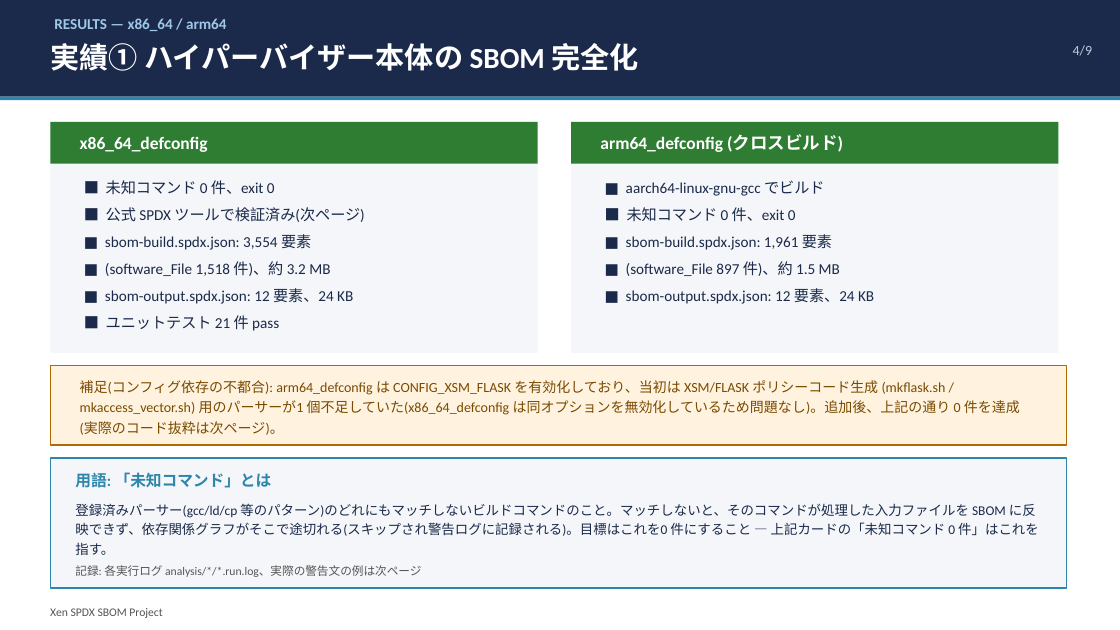
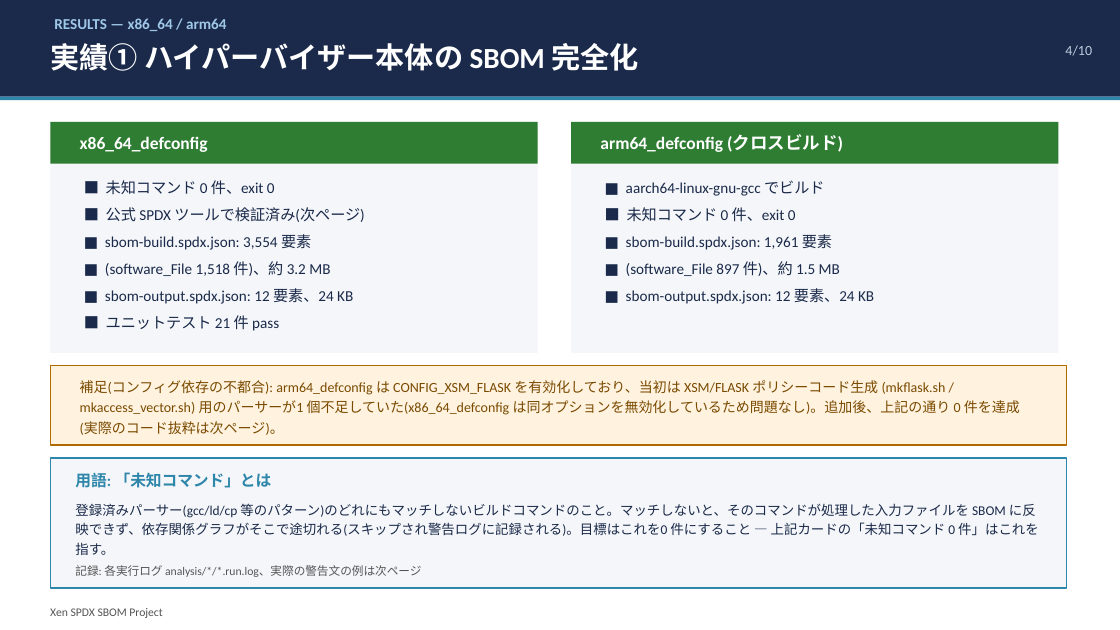
Before and after one commit to harunobukurokawa/sbom-generate-workspace, a slide deck: slide 4 of analysis/presentations/2026-08-19-fusa-sig-status/xen-sbom-status-report.pptx. Drawn at 1120x630 pixels with LibreOffice and Linux fonts; fonts in the diff are those of the drawing. Boxes give left, top, right and bottom in pixels: in the first picture for what was removed or moved away, otherwise in the second. Text is boxed around its words. In the diff, an @@ line names an element or a change of style, - is before the commit and + after.

```diff
--- a/analysis/presentations/2026-08-19-fusa-sig-status/xen-sbom-status-report.pptx
+++ b/analysis/presentations/2026-08-19-fusa-sig-status/xen-sbom-status-report.pptx
@@ text at <box>1065,45,1092,56</box>: text changed @@
-4/9
+4/10
```
Also in this commit, not shown: 7 other slides changed, 1 slide added, 4 other files.
